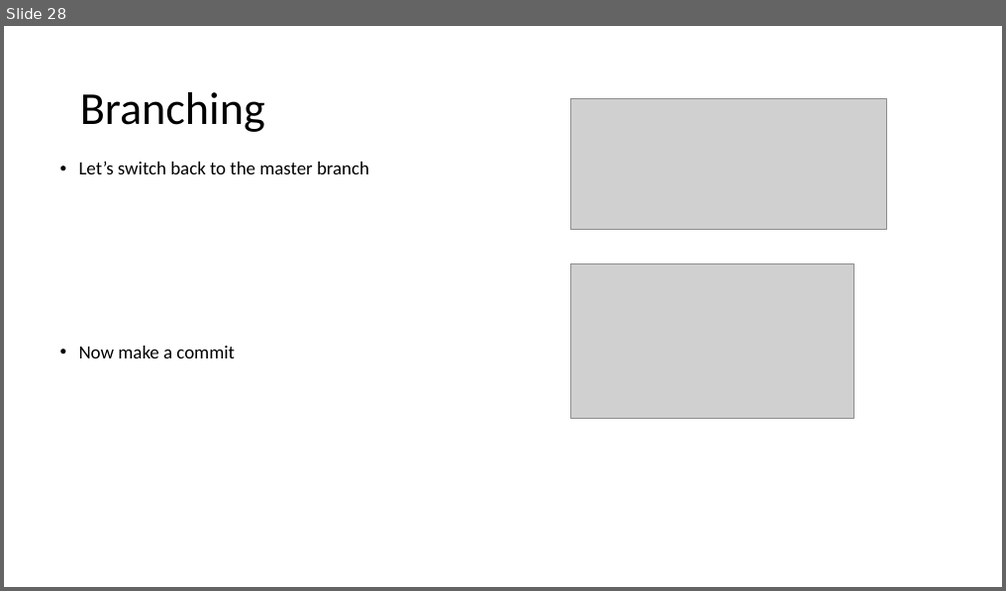
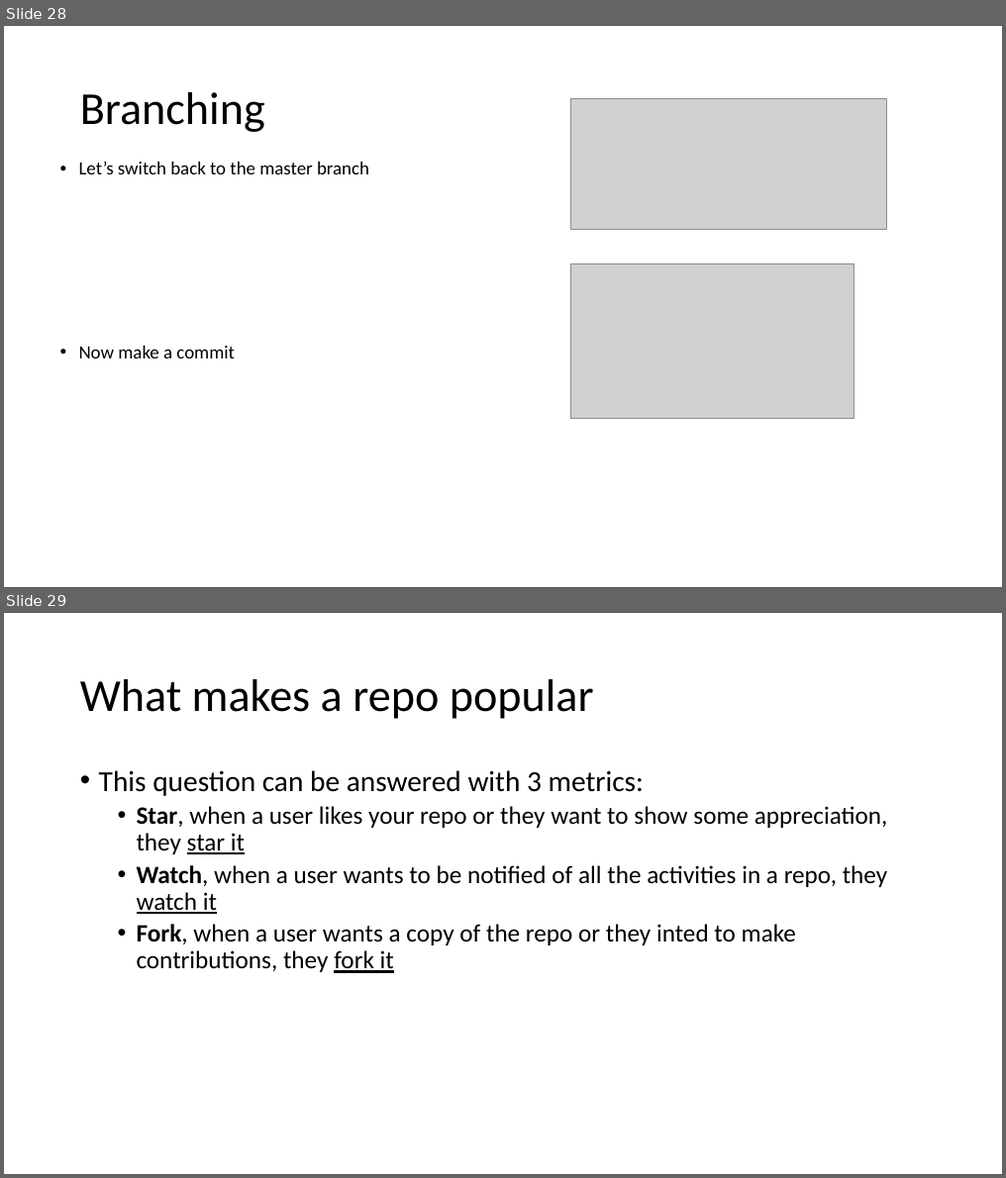
Before and after one commit to imarag/tutorials_content_imarag, a slide deck: GIT_tutorial.pptx. Shown one above the other, each under a label of ours: slide 28 before the commit, slides 28 and 29 after it. The pictures are 1006x591 and 1006x1178 pixels, drawn with LibreOffice and Linux fonts; fonts in the diff are those of the drawing; grey boxes stand for pictures. Boxes give left, top, right and bottom in pixels: in the first picture for what was removed or moved away, otherwise in the second. Text is boxed around its words. In the diff, an @@ line names an element or a change of style, - is before the commit and + after.

```diff
--- a/GIT_tutorial.pptx
+++ b/GIT_tutorial.pptx
@@ slide 29 added at [4,613,1002,1174], background #FFFFFF @@
@@ title added at [80,679,594,719], 44 pt, text #000000 @@
+What makes a repo popular
@@ text added at [99,770,888,973], 24 pt, text #000000 @@
+• This question can be answered with 3 metrics:
+  • Star, when a user likes your repo or they want to show some appreciation, they star it
+  • Watch, when a user wants to be notified of all the activities in a repo, they watch it
+  • Fork, when a user wants a copy of the repo or they inted to make contributions, they fork it
```
Also in this commit, not shown: 1 other slide added, 1 slide removed.
